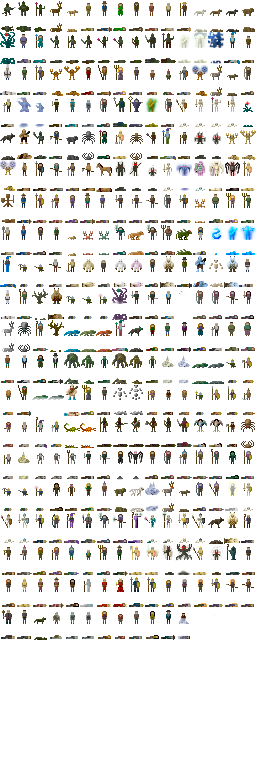
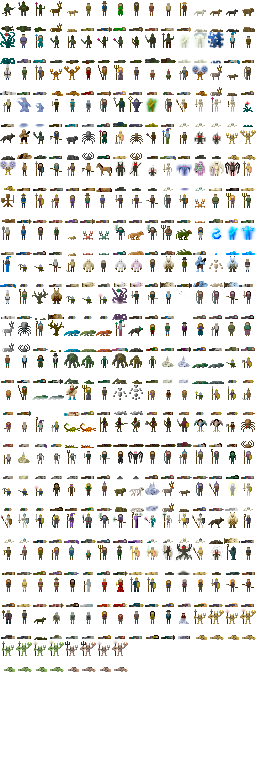
Layers edited between the first and the second 256x768 image:
painted on "Background" over [2, 608, 256, 672]
